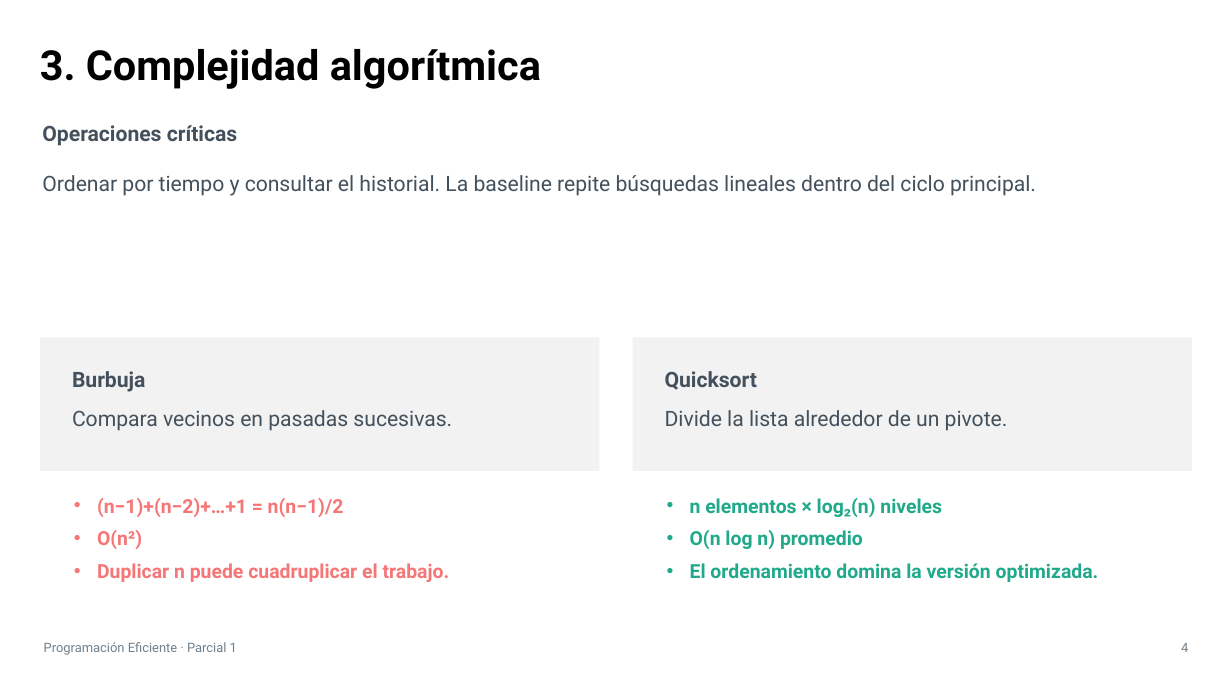
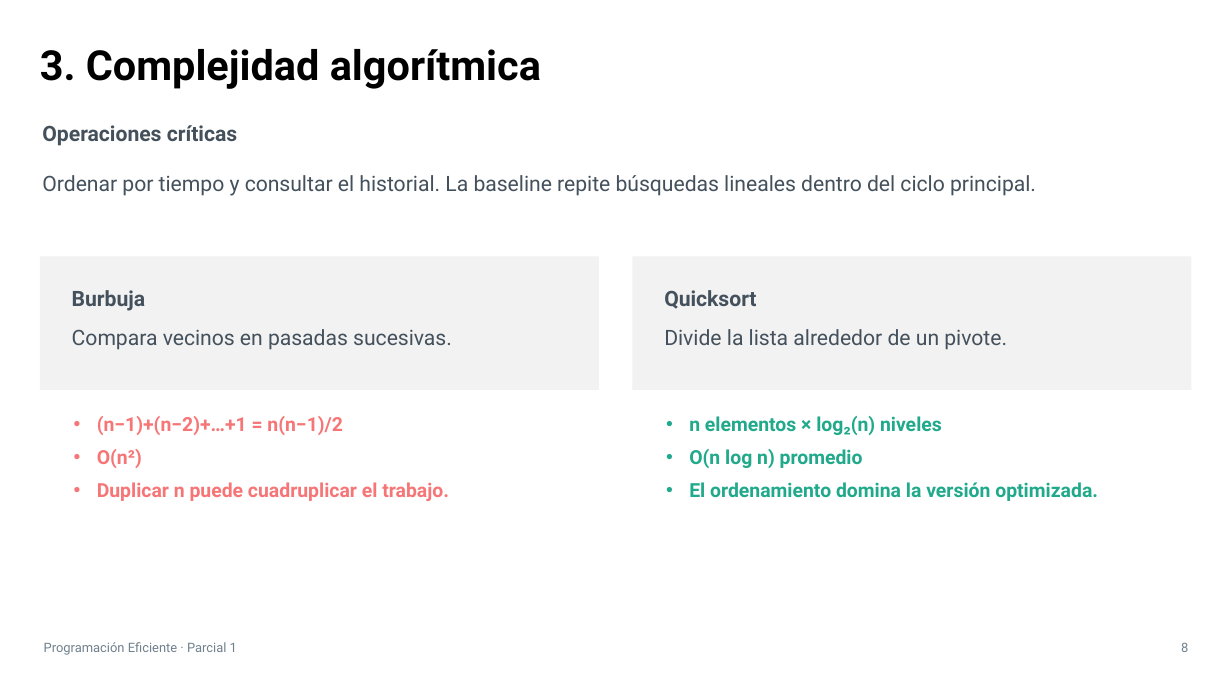
Before and after one commit to Alesso-Chiavarino/PE, a slide deck: slide 8 of parcial_1/presentacion/Parcial-1-Programacion-Eficiente.pptx (slide 4 before the commit). Drawn at 1232x693 pixels with LibreOffice and Linux fonts; fonts in the diff are those of the drawing. Boxes give left, top, right and bottom in pixels: in the first picture for what was removed or moved away, otherwise in the second. Text is boxed around its words. In the diff, an @@ line names an element or a change of style, - is before the commit and + after.

```diff
--- a/parcial_1/presentacion/Parcial-1-Programacion-Eficiente.pptx
+++ b/parcial_1/presentacion/Parcial-1-Programacion-Eficiente.pptx
@@ 4 texts, 2 rounded rectangles: place and size @@
-4 texts, 2 rounded rectangles at <box>40,337,1192,582</box>
+4 texts, 2 rounded rectangles at <box>40,256,1191,501</box>
@@ text at <box>72,290,146,311</box>: less space between paragraphs @@
@@ text at <box>664,290,756,309</box>: less space between paragraphs @@
@@ text "(n−1)+(n−2)+…+1 = n(n−1)/2" at <box>97,416,449,501</box>: less space between paragraphs @@
@@ text "n elementos × log₂(n) niveles" at <box>689,416,1098,501</box>: less space between paragraphs @@
@@ page number at <box>1181,642,1188,652</box>: text changed @@
-4
+8
```
Also in this commit, not shown: 11 other slides changed, 10 slides added, 1 other file.
